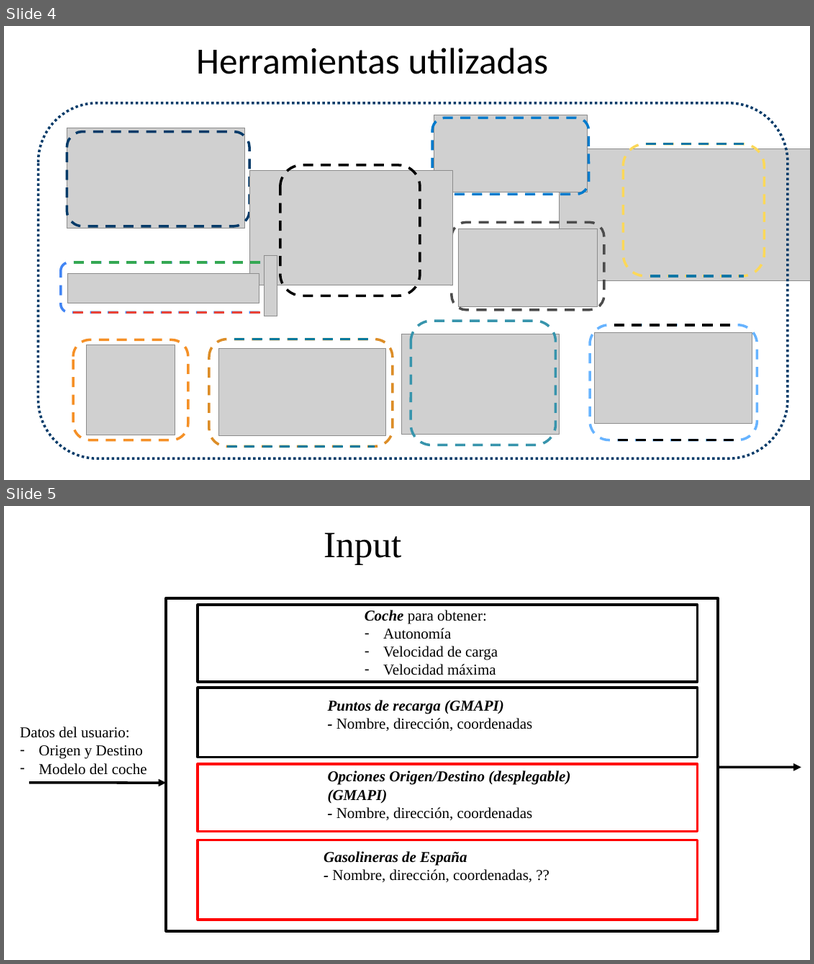
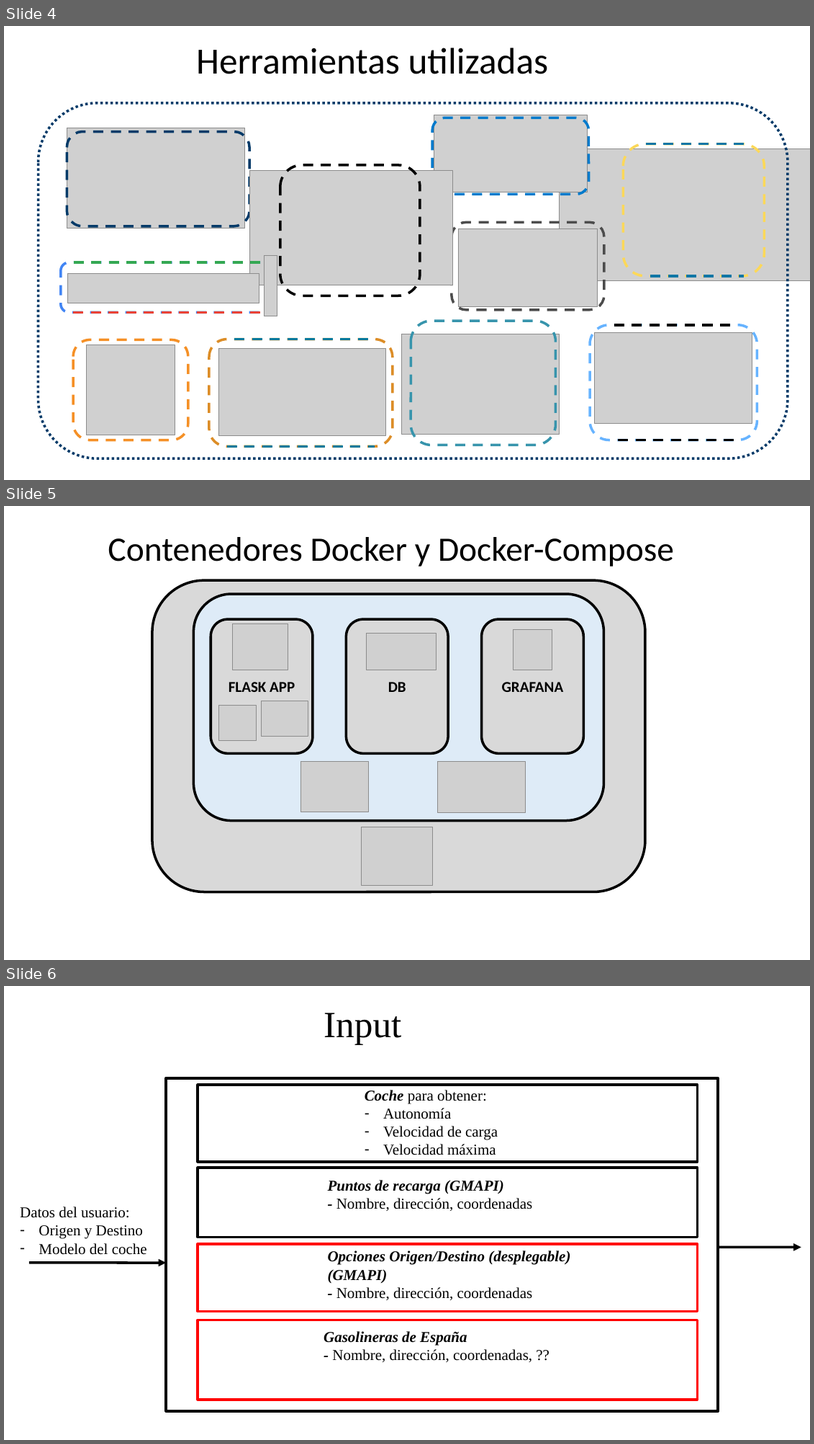
Before and after one commit to luciatomainodelacr/TFM, a slide deck: Documentacion/PlanteamientoProblema/Diseño funcional y modelos.pptx. Shown one above the other, each under a label of ours: slides 4 and 5 before the commit, slides 4, 5 and 6 after it. The pictures are 814x964 and 814x1444 pixels, drawn with LibreOffice and Linux fonts; fonts in the diff are those of the drawing; grey boxes stand for pictures. Boxes give left, top, right and bottom in pixels: in the first picture for what was removed or moved away, otherwise in the second. Text is boxed around its words. In the diff, an @@ line names an element or a change of style, - is before the commit and + after.

Commit message:
[PRODUCTIVIZAR] Añadido diagrama Docker

```diff
--- a/Documentacion/PlanteamientoProblema/Diseño funcional y modelos.pptx
+++ b/Documentacion/PlanteamientoProblema/Diseño funcional y modelos.pptx
@@ slide 5 added at [4, 506, 810, 960], background #FFFFFF @@
@@ text added at [108, 537, 674, 566], 40.7 pt, text #000000 @@
+Contenedores Docker y Docker-Compose
@@ rounded rectangle added at [152, 580, 646, 892], fill #D9D9D9, outline #000000 3 pt @@
@@ rounded rectangle added at [194, 594, 604, 820], fill #DEEBF7, outline #000000 3 pt @@
@@ rounded rectangle added at [211, 619, 313, 754], fill #D9D9D9, outline #000000 3 pt, 18 pt, text #000000, bold @@
+FLASK APP
@@ picture added at [233, 624, 288, 669] @@
@@ rounded rectangle added at [347, 619, 449, 754], fill #D9D9D9, outline #000000 3 pt, 18 pt, text #000000, bold @@
+DB
@@ picture added at [367, 633, 437, 669] @@
@@ rounded rectangle added at [482, 619, 584, 754], fill #D9D9D9, outline #000000 3 pt, 18 pt, text #000000, bold @@
+GRAFANA
@@ picture added at [513, 629, 553, 670] @@
@@ picture added at [219, 705, 256, 740] @@
@@ picture added at [261, 701, 308, 736] @@
@@ picture added at [301, 762, 369, 812] @@
@@ picture added at [437, 762, 526, 812] @@
@@ picture added at [362, 826, 433, 885] @@
@@ what was slide 5 is now slide 6 @@
```
Also in this commit, not shown: 1 other file.
